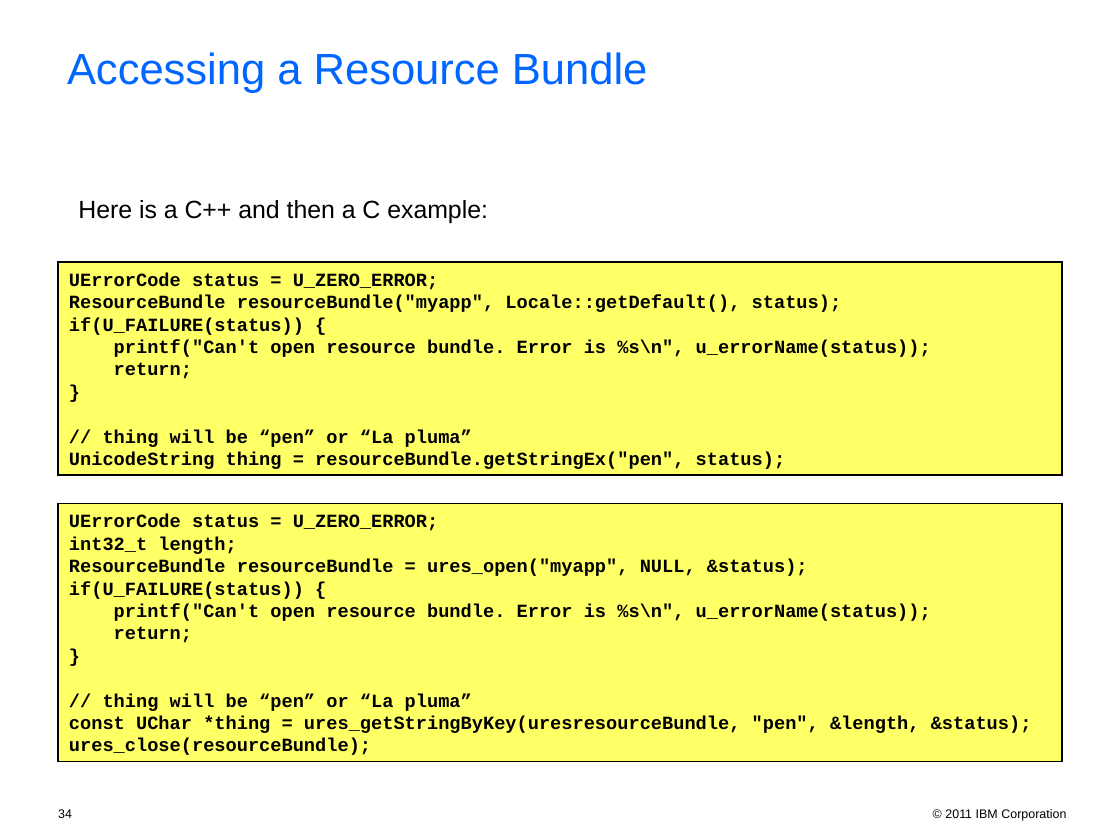
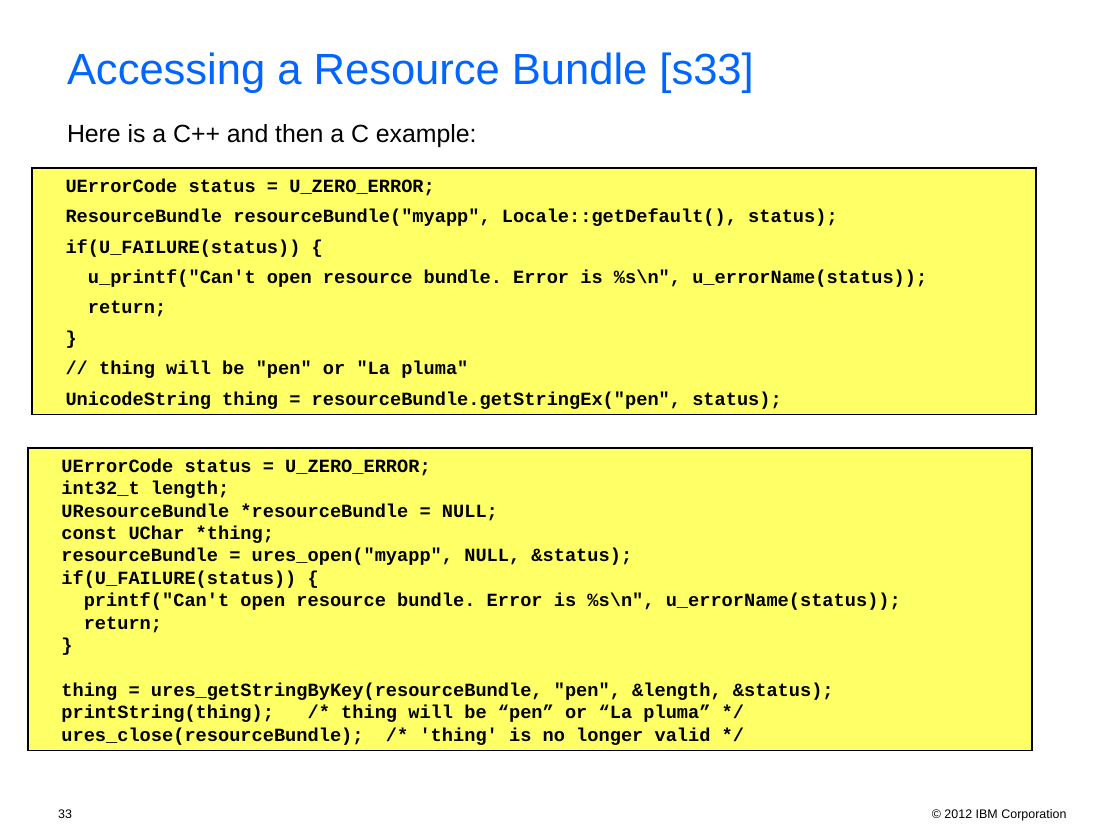
Before and after one commit to unicode-org/icu-docs, a slide deck: slide 33 of docs/pres/icu_workshop.ppt (slide 34 before the commit). Drawn at 1120x840 pixels with LibreOffice and Linux fonts; fonts in the diff are those of the drawing; background and template pictures are left out. Boxes give left, top, right and bottom in pixels: in the first picture for what was removed or moved away, otherwise in the second. Text is boxed around its words. In the diff, an @@ line names an element or a change of style, - is before the commit and + after.

```diff
--- a/docs/pres/icu_workshop.ppt
+++ b/docs/pres/icu_workshop.ppt
@@ title at [67, 52, 753, 93]: text changed @@
-Accessing a Resource Bundle
+Accessing a Resource Bundle [s33]
@@ text "Here is a C++ and ...": place and size @@
-text "Here is a C++ and ..." at [78, 200, 488, 223]
+text "Here is a C++ and ..." at [67, 124, 477, 147]
@@ text "Here is a C++ and ..." at [67, 124, 477, 147]: indent changed @@
@@ rectangle "UErrorCode status = U_ZERO_ERROR;": place and size @@
-rectangle "UErrorCode status = U_ZERO_ERROR;" at [58, 262, 1062, 475]
+rectangle "UErrorCode status = U_ZERO_ERROR;" at [32, 168, 1036, 414]
@@ text in rectangle at [66, 179, 927, 409]: text changed @@
-UErrorCode status = U_ZERO_ERROR;
-ResourceBundle resourceBundle("myapp", Locale::getDefault(), status);
-if(U_FAILURE(status)) {
-printf("Can't open resource bundle. Error is %s\n", u_errorName(status));
-return;
-}
-// thing will be “pen” or “La pluma”
-UnicodeString thing = resourceBundle.getStringEx("pen", status);
+UErrorCode status = U_ZERO_ERROR;
+ResourceBundle resourceBundle("myapp", Locale::getDefault(), status);
+if(U_FAILURE(status)) {
+u_printf("Can't open resource bundle. Error is %s\n", u_errorName(status));
+return;
+}
+// thing will be "pen" or "La pluma"
+UnicodeString thing = resourceBundle.getStringEx("pen", status);
@@ rectangle "UErrorCode status = U_ZERO_ERROR;": place and size @@
-rectangle "UErrorCode status = U_ZERO_ERROR;" at [58, 504, 1062, 762]
+rectangle "UErrorCode status = U_ZERO_ERROR;" at [28, 448, 1032, 750]
@@ text in rectangle at [61, 459, 901, 745]: text changed @@
-UErrorCode status = U_ZERO_ERROR;
-int32_t length;
-ResourceBundle resourceBundle = ures_open("myapp", NULL, &status);
-if(U_FAILURE(status)) {
-printf("Can't open resource bundle. Error is %s\n", u_errorName(status));
-return;
-}
-// thing will be “pen” or “La pluma”
-const UChar *thing = ures_getStringByKey(uresresourceBundle, "pen", &length, &status);
-ures_close(resourceBundle);
+UErrorCode status = U_ZERO_ERROR;
+int32_t length;
+UResourceBundle *resourceBundle = NULL;
+const UChar *thing;
+resourceBundle = ures_open("myapp", NULL, &status);
+if(U_FAILURE(status)) {
+printf("Can't open resource bundle. Error is %s\n", u_errorName(status));
+return;
+}
+thing = ures_getStringByKey(resourceBundle, "pen", &length, &status);
+printString(thing); /* thing will be “pen” or “La pluma” */
+ures_close(resourceBundle); /* 'thing' is no longer valid */
@@ page number at [58, 809, 72, 818]: text changed @@
-34
+33
@@ text at [944, 809, 1066, 821]: text changed @@
-© 2011 IBM Corporation
+© 2012 IBM Corporation
```
Also in this commit, not shown: 56 other slides changed, 1 slide added, 2 slides removed, 2 other files.
